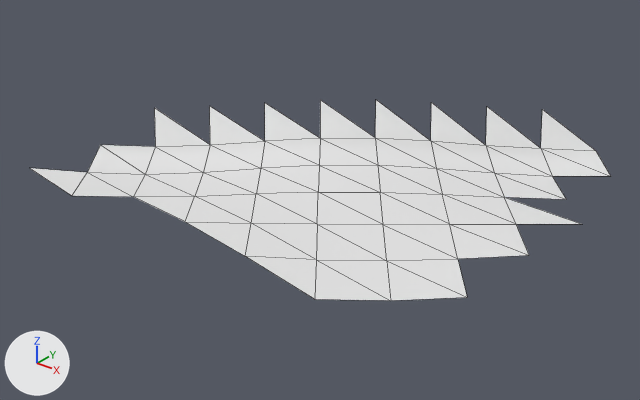
The OBJ model models/areas/gorge/preview_grass_-1_4.obj, before and after one commit.
Rendered twice from a camera (50 mm lens) standing at (14.1, -122.3, 13.2) and looking at (-9.9, -92.3, -5.5). Lighting does not change. The marker at lower left points along +X, +Y and +Z. The first picture is the older version. Mesh edges are drawn as thin lines. Where no turn or scale is listed for an object, it has been applied to the vertices. Vertices at exactly the same position are counted once.

The first picture shows 'preview_grass_-1_4'.
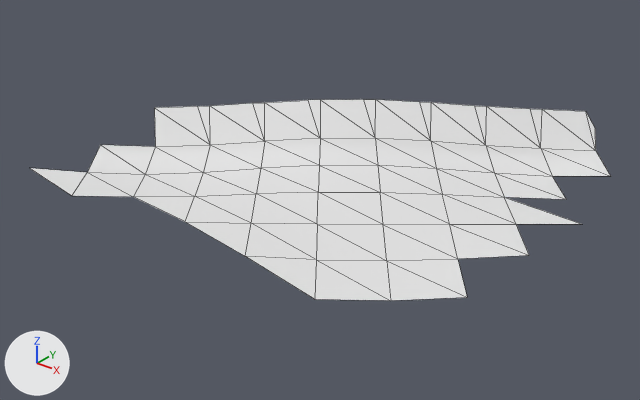
Boxes [x1, y1, x2, y2] around the edits, measured in the pictures (640 x 400 px):
'preview_grass_-1_4', reshaped
    before: [30, 100, 611, 301]
    after: [30, 99, 611, 301]
part 1 of me_preview_grass__1_4, added
    after: [155, 99, 596, 151]

The change in detail:
me_preview_grass__1_4 is used by ob_preview_grass__1_4; location (0.0, 0.0, 0.0).
Verts and faces of me_preview_grass__1_4; kept vertices keep their numbers, new ones are numbered from 53.
Before the commit, vertices of me_preview_grass__1_4: 11 (-12.5, -89.1, -1.8) at pixel (320, 99), 12 (-12.1, -89.6, -3.6) at pixel (320, 138), 13 (-9.9, -87.9, -3.6) at pixel (375, 137), 14 (-10.2, -87.4, -1.8) at pixel (375, 99), 15 (-7.7, -86.2, -3.8) at pixel (430, 140).
Before the commit, vertices of me_preview_grass__1_4: 16 (-8.0, -85.7, -1.9) at pixel (431, 102), 17 (-5.5, -84.4, -4.0) at pixel (485, 145), 18 (-5.8, -84.0, -2.1) at pixel (486, 106), 19 (-3.2, -82.7, -4.1) at pixel (540, 148), 20 (-3.6, -82.2, -2.3) at pixel (542, 109).
Before the commit, vertices of me_preview_grass__1_4: 21 (-1.0, -81.0, -4.3) at pixel (595, 150), 37 (-19.1, -94.3, -2.3) at pixel (154, 107), 39 (-16.5, -93.0, -4.0) at pixel (210, 144), 40 (-16.9, -92.6, -2.2) at pixel (209, 105), 41 (-14.3, -91.3, -3.8) at pixel (264, 141).
Before the commit, vertices of me_preview_grass__1_4: 42 (-14.7, -90.8, -2.0) at pixel (264, 102).
me_preview_grass__1_4 had 53 vertices, 69 faces and spanned x -21.4..1.9, y -100.9..-81.0, z -4.4..-1.8.
me_preview_grass__1_4 now has 62 vertices, 85 faces and spans x -21.4..1.9, y -100.9..-80.5, z -4.4..-1.8.
Part 1, on me_preview_grass__1_4:
New vertices 53 to 56 stand at vertices 12, 13, 39, 41, in that order, plus (-0.8, 0.1, 1.8).
New vertex 57 is at (-8.5, -86.1, -1.9), pixel (419, 101).
New vertex 58 is at (-6.3, -84.3, -2.1), pixel (474, 105).
New vertex 59 is at (-4.1, -82.6, -2.2), pixel (530, 108).
New vertex 60 is at (-1.9, -80.9, -2.4), pixel (585, 111).
New vertex 61 is at (-1.4, -80.5, -3.3), pixel (595, 128).
New faces: (11, 13, 54), (13, 14, 54), (14, 15, 57), (15, 16, 57), (16, 17, 58), (17, 18, 58).
New faces: (18, 19, 59), (19, 20, 59), (20, 21, 60), (21, 61, 60), (37, 39, 55), (39, 40, 55).
New faces: (40, 41, 56), (41, 42, 56), (12, 53, 42), (11, 53, 12).
